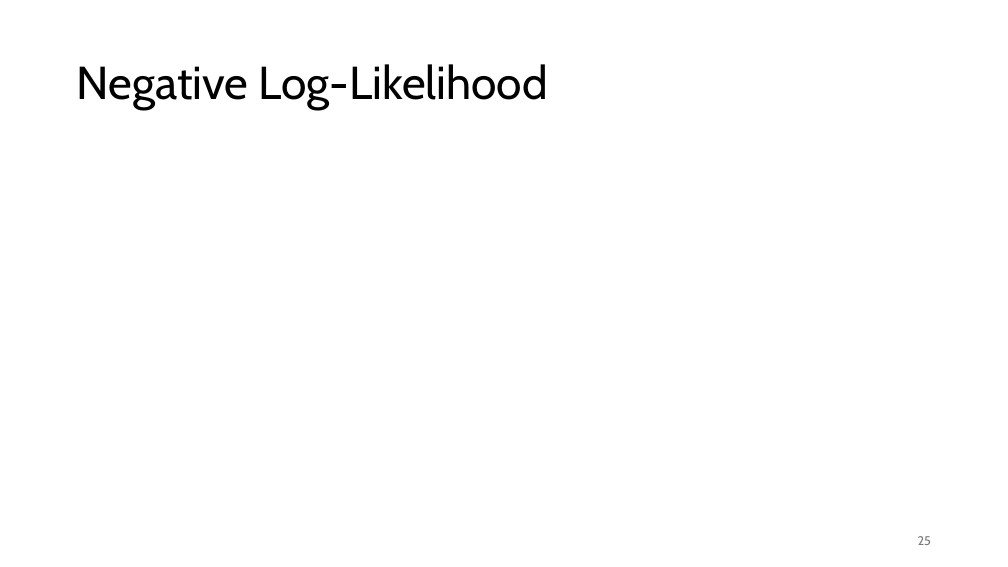
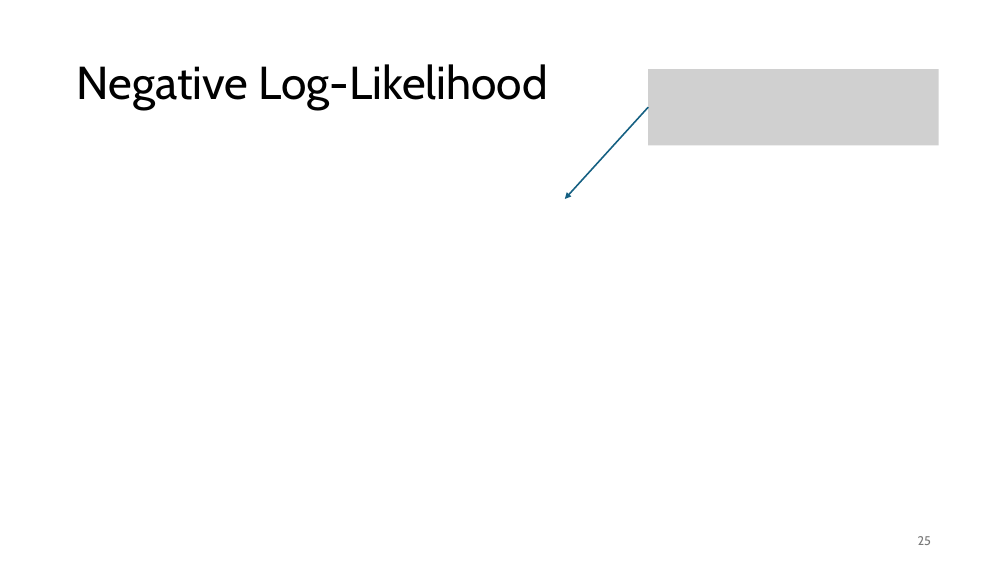
Before and after one commit to FelixWick/data_science, a slide deck: slide 25 of slides/4_parameter_estimation.pptx. Drawn at 1008x567 pixels with LibreOffice and Linux fonts; fonts in the diff are those of the drawing; grey boxes stand for pictures. Boxes give left, top, right and bottom in pixels: in the first picture for what was removed or moved away, otherwise in the second. Text is boxed around its words. In the diff, an @@ line names an element or a change of style, - is before the commit and + after.

```diff
--- a/slides/4_parameter_estimation.pptx
+++ b/slides/4_parameter_estimation.pptx
@@ picture added at bbox=[648, 69, 938, 145] @@
@@ arrow added from (648, 107) to (565, 199), #156082 1.5 pt @@
```
Also in this commit, not shown: 2 other slides changed, 7 slides added, 2 slides removed, 1 other file.
